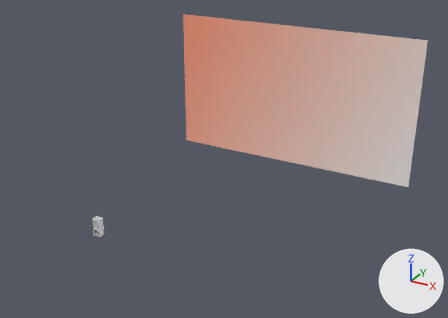
The Blender file 1.MASTER/Lavanti_Ciudades_Master.blend, before and after one commit.
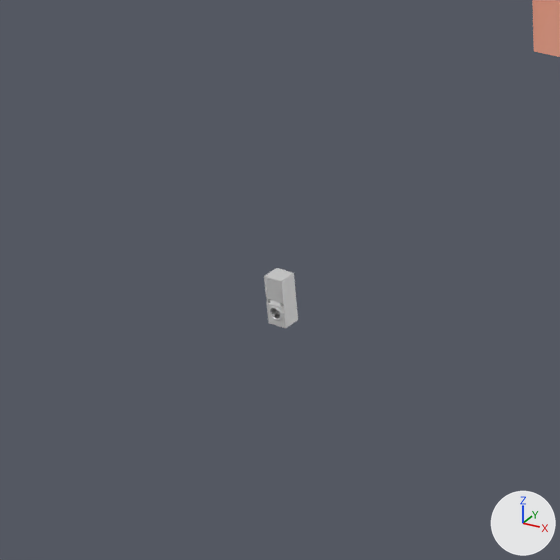
Old and new are each drawn whole from a 50 mm lens placed at (40.0, -97.1, 46.3), pointed at (2.3, -28.5, 12.0) and again close up on the part from 0% to 44% of the width and 38% to 100% of the height. Every picture has the same lights, and +X, +Y and +Z are marked at lower right.

Names of what the first close-up shows: 'Plane', 'Secadora'.
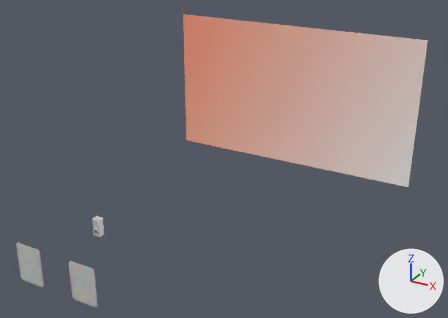
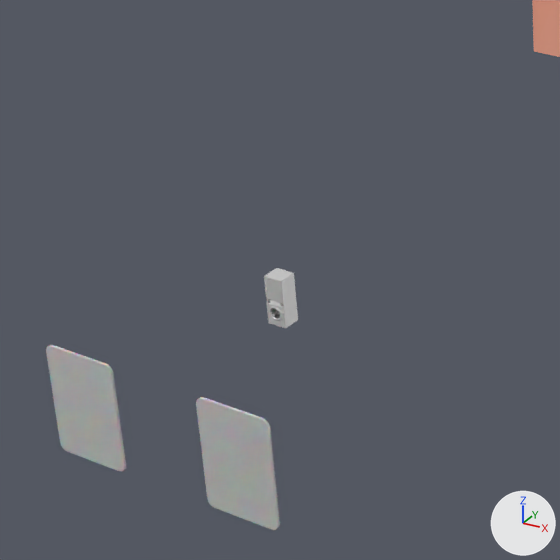
Changed parts and their boxes [x1, y1, x2, y2] in the close-ups (560 x 560 px):
'Tarjeta.001', added: after [196, 397, 280, 530]
'Tarjeta', added: after [46, 345, 126, 471]

The change, as a diff of the scene's bpy script:
```diff
--- a/1.MASTER/Lavanti_Ciudades_Master.blend.py
+++ b/1.MASTER/Lavanti_Ciudades_Master.blend.py
@@ mat_m_tarjeta_001 @@
+mat_m_tarjeta_001 = bpy.data.materials.new('M_Tarjeta.001')
+# nodes: BsdfPrincipled, Mix, ObjectInfo, OutputMaterial
@@ me_plane_002 @@
+me_plane_002.from_pydata(...)  # 594 vertices, 592 faces; spans x -1.58..1.58, y -0.05..0.05, z 0.13..4.63
+me_plane_002.polygons.foreach_set('use_smooth', [True] * 592)
+me_plane_002.materials.append(mat_m_tarjeta_001)
@@ ob_tarjeta_001 @@
+ob_tarjeta_001 = bpy.data.objects.new('Tarjeta.001', me_plane_002)
+ob_tarjeta_001.location = (3.28, -59.02, 8.1)
@@ ob_tarjeta @@
+ob_tarjeta = bpy.data.objects.new('Tarjeta', me_plane_002)
+ob_tarjeta.location = (-3.82, -58.98, 8.07)
```
